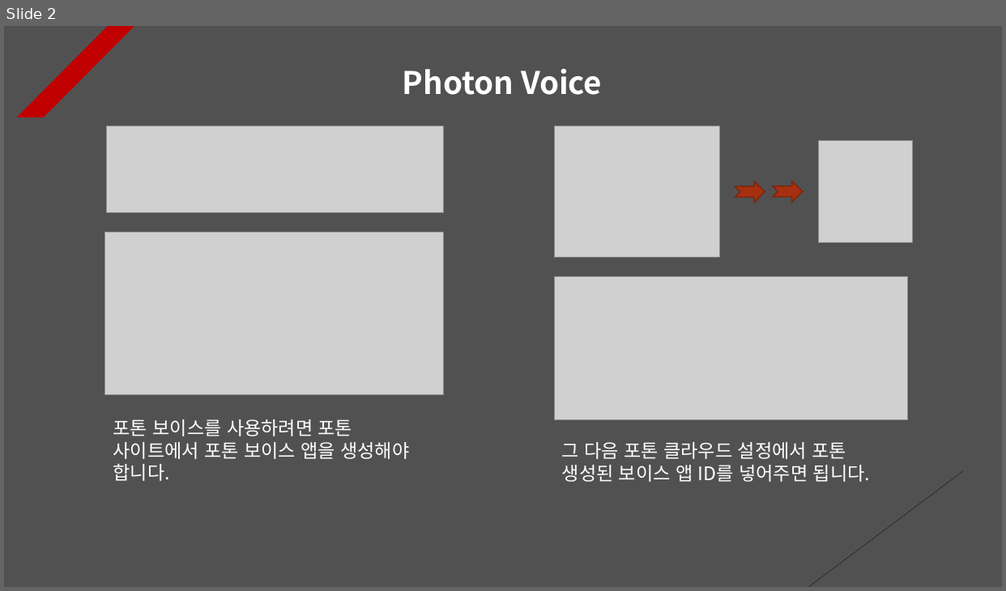
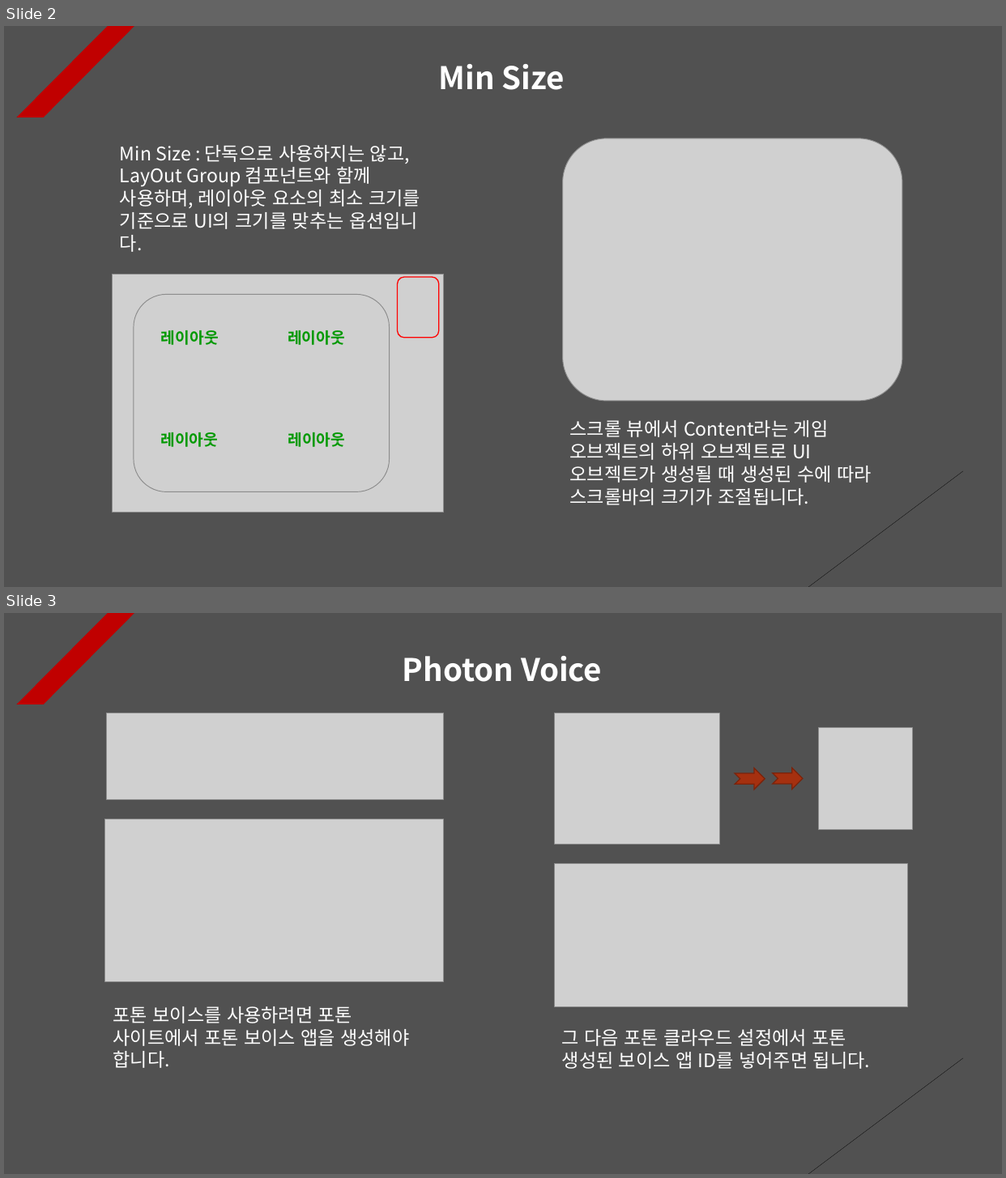
Before and after one commit to Unity2033/3D-UnityEngine, a slide deck: Assets/Class/Photon Server/PPT Data/Photon Voice.pptx. Shown one above the other, each under a label of ours: slide 2 before the commit, slides 2 and 3 after it. The pictures are 1006x591 and 1006x1178 pixels, drawn with LibreOffice and Linux fonts; fonts in the diff are those of the drawing; grey boxes stand for pictures. Boxes give left, top, right and bottom in pixels: in the first picture for what was removed or moved away, otherwise in the second. Text is boxed around its words. In the diff, an @@ line names an element or a change of style, - is before the commit and + after.

```diff
--- a/Assets/Class/Photon Server/PPT Data/Photon Voice.pptx
+++ b/Assets/Class/Photon Server/PPT Data/Photon Voice.pptx
@@ slide 2 added at <box>4,26,1002,587</box>, background #515151; not listed: 2 template elements that a slide beside it also shows @@
@@ text added at <box>439,64,565,90</box>, 30 pt, text #FFFFFF, bold @@
+Min Size
@@ text added at <box>120,145,420,252</box>, 18 pt, text #FFFFFF @@
+Min Size : 단독으로 사용하지는 않고, LayOut Group 컴포넌트와 함께 사용하며, 레이아웃 요소의 최소 크기를 기준으로 UI의 크기를 맞추는 옵션입니다.
@@ picture added at <box>562,139,902,401</box> @@
@@ picture added at <box>113,274,444,513</box> @@
@@ rounded rectangle added at <box>397,277,438,337</box>, outline #FF0000 1 pt @@
@@ picture added at <box>134,295,390,493</box> @@
@@ text added at <box>161,331,219,345</box>, 15 pt, text #009900, bold @@
+레이아웃
@@ text added at <box>288,331,345,345</box>, 15 pt, text #009900, bold @@
+레이아웃
@@ text added at <box>161,433,219,447</box>, 15 pt, text #009900, bold @@
+레이아웃
@@ text added at <box>288,433,345,447</box>, 15 pt, text #009900, bold @@
+레이아웃
@@ text added at <box>570,420,872,506</box>, 18 pt, text #FFFFFF @@
+스크롤 뷰에서 Content라는 게임 오브젝트의 하위 오브젝트로 UI 오브젝트가 생성될 때 생성된 수에 따라 스크롤바의 크기가 조절됩니다.
@@ what was slide 2 is now slide 3 @@
```
Also in this commit, not shown: 1 slide changed, 29 other files.
